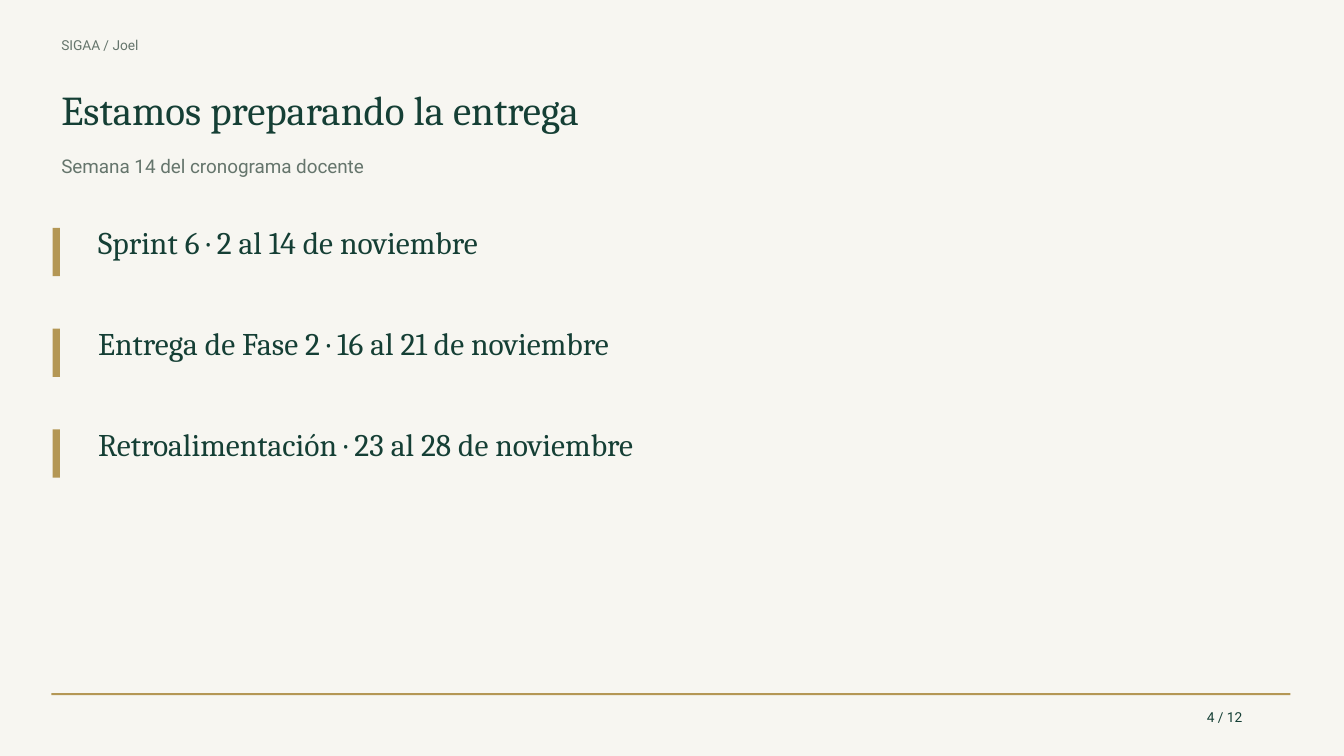
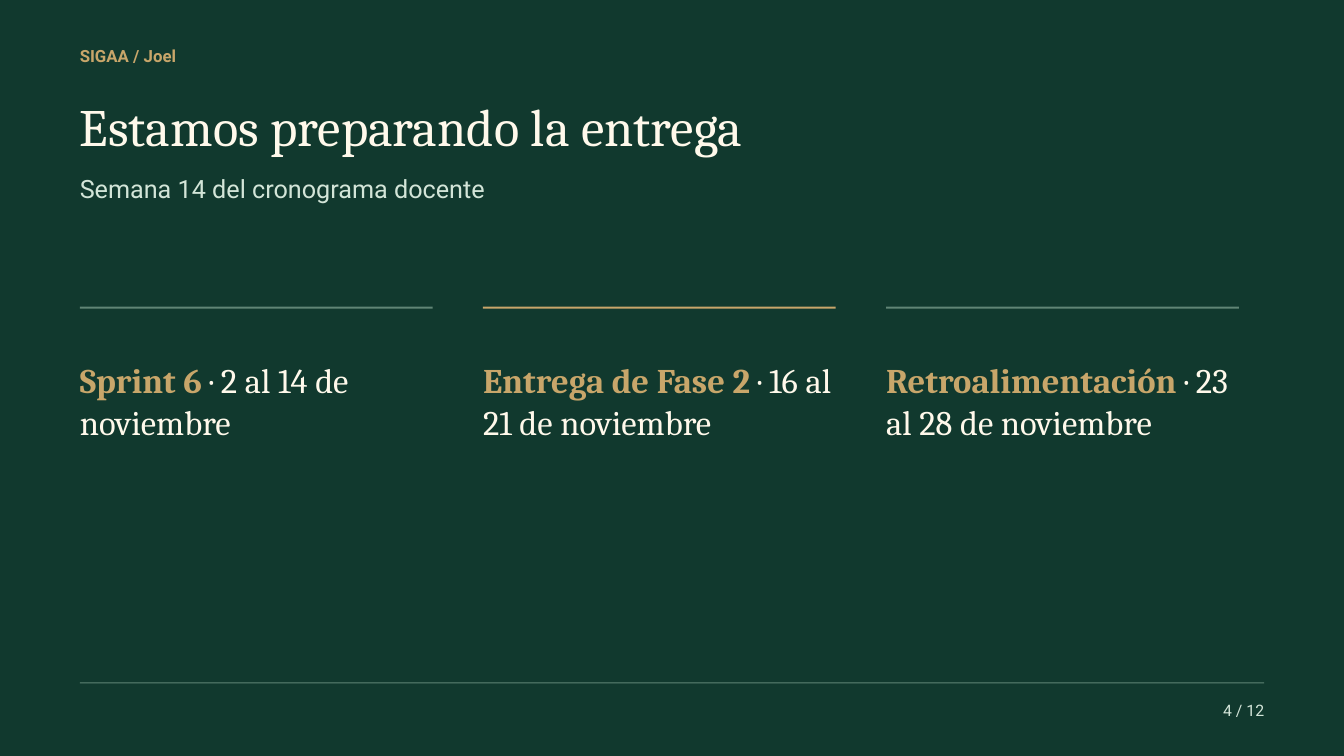
Before and after one commit to joellopez775/SIGAA-Capstone-2026, a slide deck: slide 4 of Fase 2/Evidencias Proyecto/SIGAA/output/presentaciones/Avance SIGAA - 12 noviembre 2026.pptx. Drawn at 1344x756 pixels with LibreOffice and Linux fonts; fonts in the diff are those of the drawing. Boxes give left, top, right and bottom in pixels: in the first picture for what was removed or moved away, otherwise in the second. Text is boxed around its words. In the diff, an @@ line names an element or a change of style, - is before the commit and + after.

```diff
--- a/Fase 2/Evidencias Proyecto/SIGAA/output/presentaciones/Avance SIGAA - 12 noviembre 2026.pptx
+++ b/Fase 2/Evidencias Proyecto/SIGAA/output/presentaciones/Avance SIGAA - 12 noviembre 2026.pptx
@@ background #F7F6F1 to #11392E @@
@@ text "SIGAA / Joel": place and size @@
-text "SIGAA / Joel" at <box>61,39,139,50</box>
+text "SIGAA / Joel" at <box>80,49,176,62</box>
@@ text "SIGAA / Joel" at <box>80,49,176,62</box>: size 9.8 to 12 pt, text colour #65756C to #C8A66A, bold on; vertical alignment top to middle @@
@@ text "Estamos preparando la entrega": place and size @@
-text "Estamos preparando la entrega" at <box>61,96,579,134</box>
+text "Estamos preparando la entrega" at <box>80,109,742,157</box>
@@ text "Estamos preparando la entrega" at <box>80,109,742,157</box>: size 29.2 to 37.5 pt, text colour #153F35 to #FFF9EB; vertical alignment top to middle @@
@@ text "Semana 14 del cronograma docente": place and size @@
-text "Semana 14 del cronograma docente" at <box>61,159,364,177</box>
+text "Semana 14 del cronograma docente" at <box>80,179,485,204</box>
@@ text "Semana 14 del cronograma docente" at <box>80,179,485,204</box>: size 13.5 to 18 pt, text colour #65756C to #D3E5D8; vertical alignment top to middle @@
@@ rectangle removed at <box>52,228,59,276</box> @@
@@ rectangle removed at <box>52,329,59,377</box> @@
@@ rectangle added at <box>80,307,433,309</box>, fill #608575 @@
@@ rectangle added at <box>483,307,836,309</box>, fill #C8A66A @@
@@ rectangle added at <box>886,307,1239,309</box>, fill #608575 @@
@@ text "Sprint 6 · 2 al ...": place and size @@
-text "Sprint 6 · 2 al ..." at <box>98,232,478,261</box>
+text "Sprint 6 · 2 al ..." at <box>80,369,348,436</box>
@@ text "Sprint 6 · 2 al ..." at <box>80,369,348,436</box>: size 22.5 to 24.8 pt; text colour #153F35 to #C8A66A, bold on in "Sprint 6"; text colour #153F35 to #FFF9EB in "· 2 al 14 de noviembre" @@
@@ text "Entrega de Fase 2 · ...": place and size @@
-text "Entrega de Fase 2 · ..." at <box>98,333,609,362</box>
+text "Entrega de Fase 2 · ..." at <box>483,369,832,436</box>
@@ text "Entrega de Fase 2 · ..." at <box>483,369,832,436</box>: size 22.5 to 24.8 pt; text colour #153F35 to #C8A66A, bold on in "Entrega de Fase 2"; text colour #153F35 to #FFF9EB in "· 16 al 21 de noviembre" @@
@@ text "Retroalimentación · 23 al 28 ...": place and size @@
-text "Retroalimentación · 23 al 28 ..." at <box>98,434,633,457</box>
+text "Retroalimentación · 23 al 28 ..." at <box>886,368,1228,436</box>
@@ text "Retroalimentación · 23 al 28 ..." at <box>886,368,1228,436</box>: size 22.5 to 24.8 pt; text colour #153F35 to #C8A66A, bold on in "Retroalimentación"; text colour #153F35 to #FFF9EB in "· 23 al 28 de noviembre" @@
@@ rectangle removed at <box>52,430,59,478</box> @@
@@ rectangle: place and size @@
-rectangle at <box>51,694,1291,696</box>
+rectangle at <box>80,683,1264,684</box>
@@ rectangle at <box>80,683,1264,684</box>: fill #B49755 to #608575 @@
@@ text "4 / 12": place and size @@
-text "4 / 12" at <box>1207,712,1242,722</box>
+text "4 / 12" at <box>1223,704,1264,716</box>
@@ text "4 / 12" at <box>1223,704,1264,716</box>: size 9.8 to 11.2 pt, text colour #153F35 to #D3E5D8; alignment left to right; vertical alignment top to middle @@
```
Also in this commit, not shown: 11 other slides changed, 2 other files.
